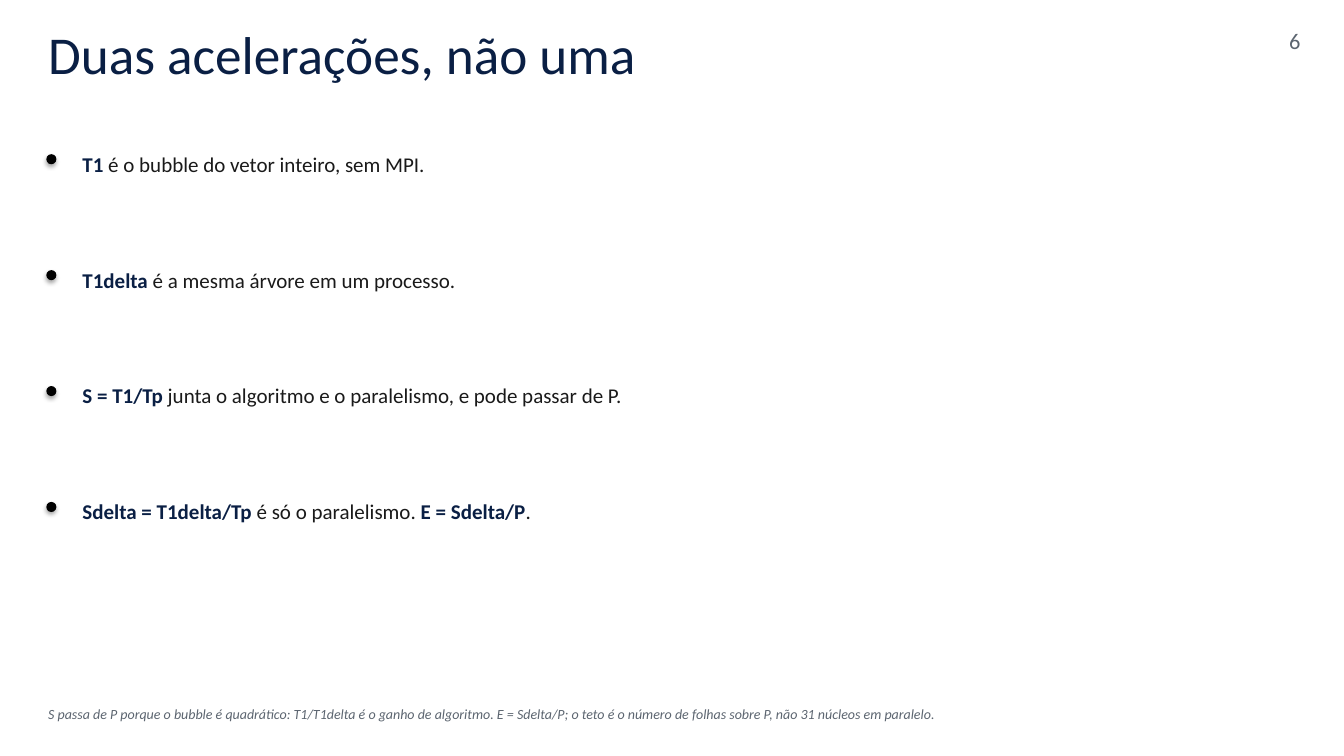
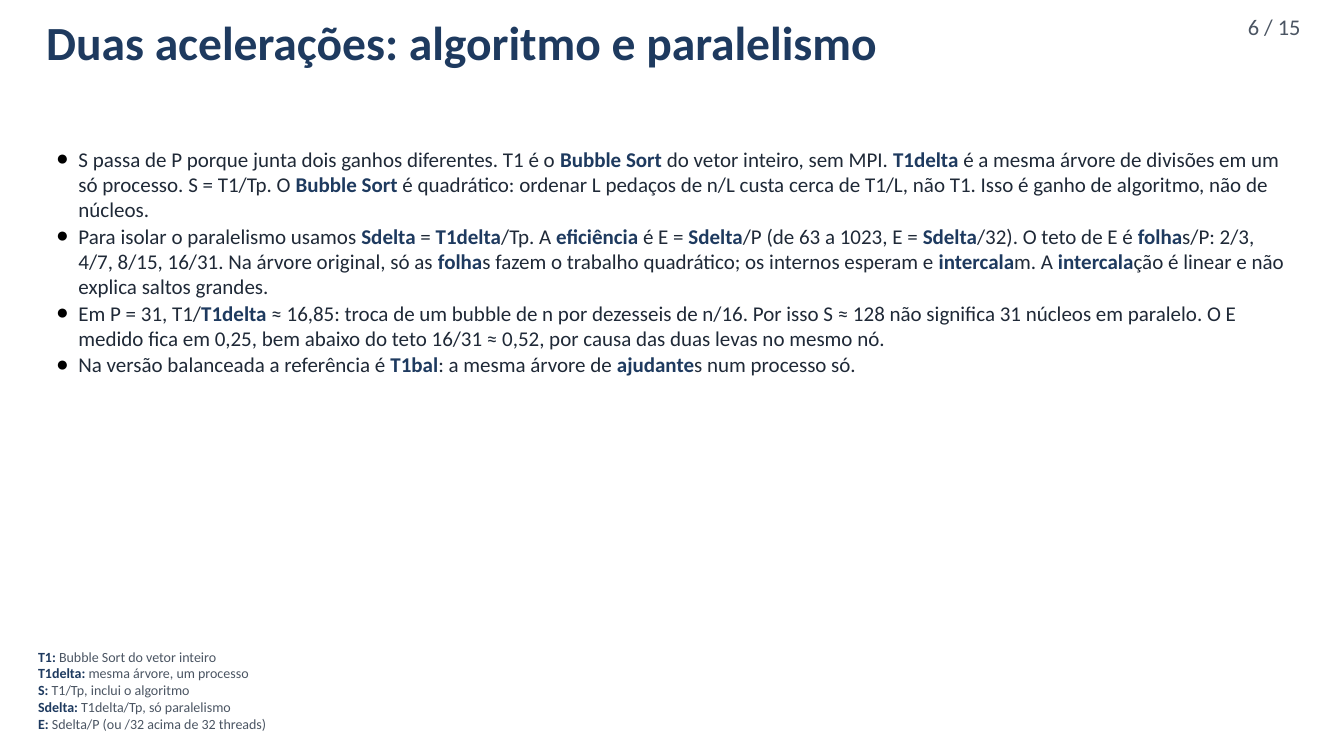
Before and after one commit to bengo501/Trabalho3-Computacao-Paralela, a slide deck: slide 6 of apresentacao/apresentacao.pptx. Drawn at 1344x756 pixels with LibreOffice and Linux fonts; fonts in the diff are those of the drawing. Boxes give left, top, right and bottom in pixels: in the first picture for what was removed or moved away, otherwise in the second. Text is boxed around its words. In the diff, an @@ line names an element or a change of style, - is before the commit and + after.

```diff
--- a/apresentacao/apresentacao.pptx
+++ b/apresentacao/apresentacao.pptx
@@ text at (46, 26, 876, 68): text changed; size 38 to 34 pt; text colour #0A1F44 to #1E3A5F; bold on @@
-Duas acelerações, não uma
+Duas acelerações: algoritmo e paralelismo
@@ text at (1248, 20, 1301, 35): text changed; text colour #5C6570 to #4B5563 @@
-6
+6 / 15
@@ ellipse removed at (46, 154, 56, 164) @@
@@ text at (78, 152, 1284, 376): text changed; text colour #1A1A1A to #1F2937 @@
-T1 é o bubble do vetor inteiro, sem MPI.
+● S passa de P porque junta dois ganhos diferentes. T1 é o Bubble Sort do vetor inteiro, sem MPI. T1delta é a mesma árvore de divisões em um só processo. S = T1/Tp. O Bubble Sort é quadrático: ordenar L pedaços de n/L custa cerca de T1/L, não T1. Isso é ganho de algoritmo, não de núcleos.
+● Para isolar o paralelismo usamos Sdelta = T1delta/Tp. A eficiência é E = Sdelta/P (de 63 a 1023, E = Sdelta/32). O teto de E é folhas/P: 2/3, 4/7, 8/15, 16/31. Na árvore original, só as folhas fazem o trabalho quadrático; os internos esperam e intercalam. A intercalação é linear e não explica saltos grandes.
+● Em P = 31, T1/T1delta ≈ 16,85: troca de um bubble de n por dezesseis de n/16. Por isso S ≈ 128 não significa 31 núcleos em paralelo. O E medido fica em 0,25, bem abaixo do teto 16/31 ≈ 0,52, por causa das duas levas no mesmo nó.
+● Na versão balanceada a referência é T1bal: a mesma árvore de ajudantes num processo só.
@@ ellipse removed at (46, 270, 56, 280) @@
@@ text removed at (82, 273, 455, 292) @@
-T1delta é a mesma árvore em um processo.
@@ ellipse removed at (46, 386, 56, 396) @@
@@ text removed at (82, 388, 621, 407) @@
-S = T1/Tp junta o algoritmo e o paralelismo, e pode passar de P.
@@ ellipse removed at (46, 502, 56, 512) @@
@@ text removed at (82, 504, 531, 523) @@
-Sdelta = T1delta/Tp é só o paralelismo. E = Sdelta/P.
@@ text added at (38, 652, 266, 731), 10 pt, text #4B5563 @@
+T1: Bubble Sort do vetor inteiro
+T1delta: mesma árvore, um processo
+S: T1/Tp, inclui o algoritmo
+Sdelta: T1delta/Tp, só paralelismo
+E: Sdelta/P (ou /32 acima de 32 threads)
@@ text removed at (48, 709, 935, 722) @@
-S passa de P porque o bubble é quadrático: T1/T1delta é o ganho de algoritmo. E = Sdelta/P; o teto é o número de folhas sobre P, não 31 núcleos em paralelo.
```
Also in this commit, not shown: 5 other slides changed, 9 slides added, 10 slides removed, 8 other files.
